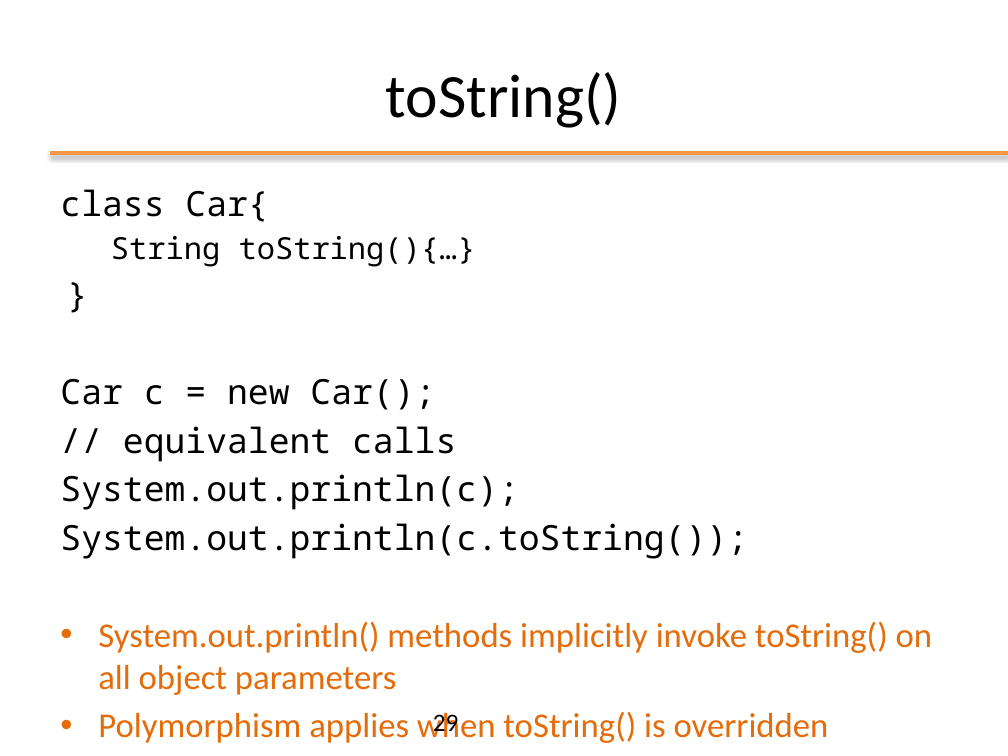
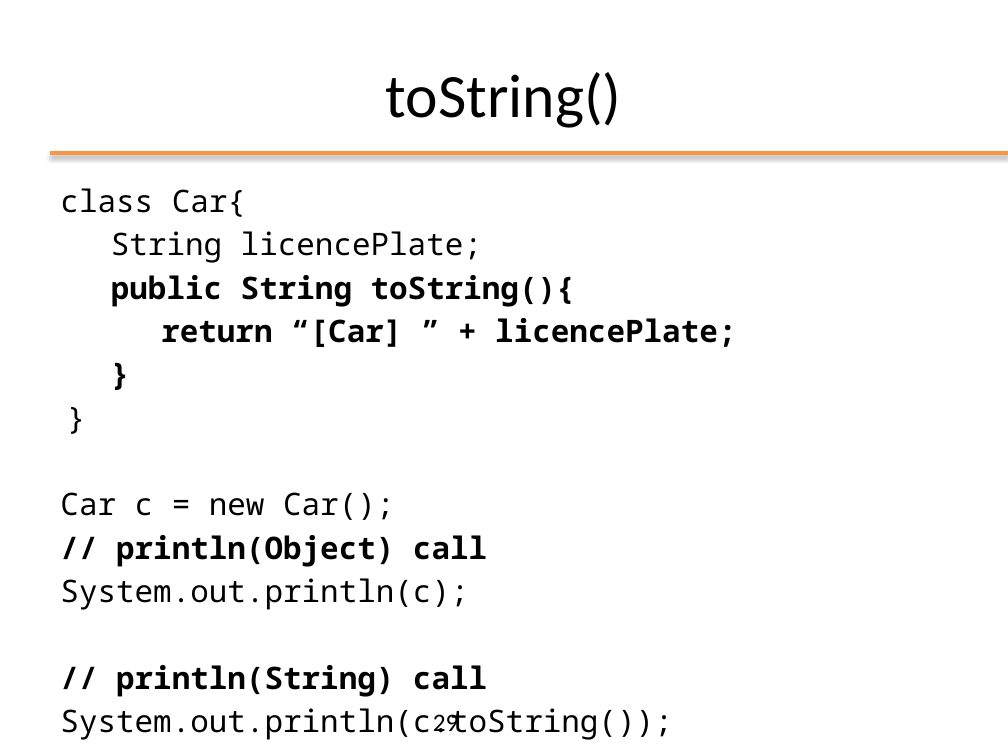
Before and after one commit to matt498/ooprogramming, a slide deck: slide 29 of slides/ppt/03_OOP_Inheritance.pptx. Drawn at 1008x756 pixels with LibreOffice and Linux fonts; fonts in the diff are those of the drawing; background and template pictures are left out. Boxes give left, top, right and bottom in pixels: in the first picture for what was removed or moved away, otherwise in the second. Text is boxed around its words. In the diff, an @@ line names an element or a change of style, - is before the commit and + after.

```diff
--- a/slides/ppt/03_OOP_Inheritance.pptx
+++ b/slides/ppt/03_OOP_Inheritance.pptx
@@ text at (60,188,672,740): size 24.8 to 22.1 pt in "class Car{", "}", "Car c = new Car();", "System.out.println(c);" and 1 more places @@
@@ text at (111,231,736,347): text changed; size 21.7 to 22.1 pt; bold on @@
-  String toString(){…}
+String licencePlate;
+  public String toString(){
+  return “[Car] ” + licencePlate;
+  }
@@ text at (116,535,487,567): text changed; size 24.8 to 22.1 pt; bold on @@
-// equivalent calls
+// println(Object) call
@@ text at (98,621,933,743): paragraphs removed @@
-• System.out.println() methods implicitly invoke toString() on all object parameters
-• Polymorphism applies when toString() is overridden
@@ text at (116,665,487,697): paragraph added @@
+// println(String) call
```
Also in this commit, not shown: 8 other slides changed, 2 slides added, 1 slide removed, 4 other files.
